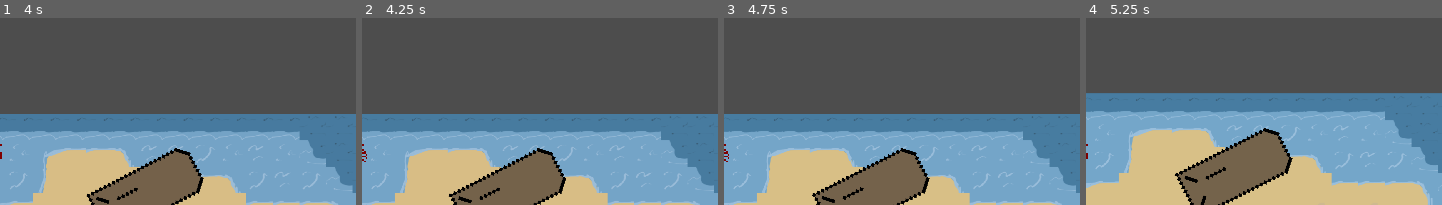
Above: before the commit, frames 1-4 (left to right).
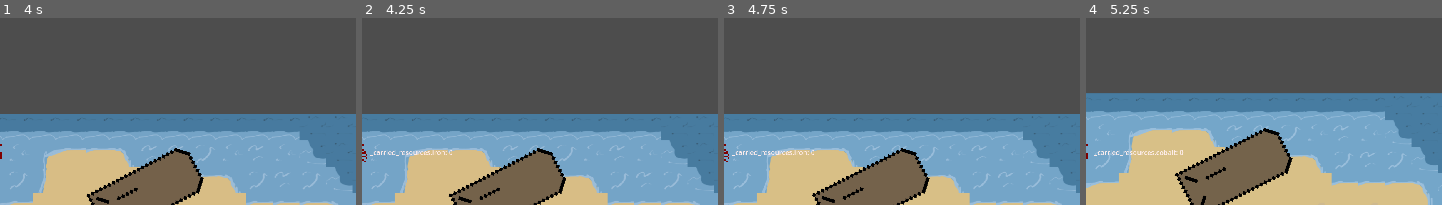
Above: after the commit, the same moments.

Repository: nporposoft/crabs-on-the-island
Game: Godot game, scene res://scenes/island_v1/island_v1.tscn
Two runs of this game, one before a commit and one after it. Both use one fixed random seed, a clock stepped at 60 frames per second and the inputs below.
Inputs:
- Up to frame 1 (4 s): hold D (move_right) 0.53-1.28 s; hold Shift (dodge) 0.53-1.28 s; hold S (move_down) 1.28-2.03 s; tap Shift (dodge) at 1.35, 2.85 s; hold D (move_right) 2.03-2.78 s; hold Shift (dodge) 2.03-2.78 s; hold W (move_up) 2.78-3.53 s; hold A (move_left) from 3.53 s (still down); hold Shift (dodge) from 3.53 s (still down)
- Up to frame 2 (4.25 s): keep holding A (move_left); keep holding Shift (dodge); tap F12 (debug, bound only after the commit) at 4.15 s
- Up to frame 3 (4.75 s): keep holding A (move_left); release Shift (dodge) at 4.28 s; tap Shift (dodge) at 4.35 s
- Up to frame 4 (5.25 s): tap Tab (toggle_debug_stat, bound only after the commit) at 4.9 s; release A (move_left) at 5.03 s; hold S (move_down) from 5.03 s (still down); hold Shift (dodge) from 5.03 s (still down)
The pictures show only the part of the screen within x 45-95%, y 4-54%; the shares and areas given below are measured in that part.

Frame 1 is identical in both runs. In frame 2, 0.2% of the frame differs, in the area x 2-26%, y 70-74%; in frame 3, 0.2%; in frame 4, 0.3%, in the area x 2-28%, y 70-74%.

Commit message:
add global debug; enhance CrabStats(tm) debugger output

Diff:
--- /dev/null
+++ b/DebugSettings.gd
@@ -0,0 +1,8 @@
+extends Node
+
+var enabled: bool
+
+func _process(_delta: float) -> void:
+	if Input.is_action_just_pressed("debug"):
+		enabled = !enabled
+		print("debug mode enabled: ", enabled)
--- a/crabs/Crab.tscn
+++ b/crabs/Crab.tscn
@@ -51,7 +51,7 @@
 radius = 27.2947
 
 [sub_resource type="Theme" id="Theme_4eqcg"]
-default_font_size = 10
+default_font_size = 16
 
 [node name="Crab" type="RigidBody2D"]
 physics_material_override = SubResource("PhysicsMaterial_0bir5")
@@ -71,9 +71,9 @@
 
 [node name="CrabStatsDebug" type="Label" parent="."]
 texture_filter = 1
-offset_left = 8.0
+offset_left = 43.0
 offset_top = -12.0
-offset_right = 48.0
+offset_right = 83.0
 offset_bottom = 11.0
 theme = SubResource("Theme_4eqcg")
 vertical_alignment = 1
--- a/crabs/CrabStatsDebug.gd
+++ b/crabs/CrabStatsDebug.gd
@@ -1,13 +1,25 @@
 extends Label
 
 var _crab: Crab
-@export var _enabled: bool
+
+var _available_properties: Array
+var _current_stat_index: int
 
 func _ready() -> void:
 	_crab = get_parent()
+	for property in _crab._carried_resources.keys():
+		_available_properties.push_back(["_carried_resources",property])
+	for property in _crab._stats.keys():
+		_available_properties.push_back(["_stats",property])
 
 func _process(_delta: float) -> void:
-	if !_enabled:
+	if !Debug.enabled:
+		text = ""
 		return
 
-	text = str(_crab._carried_resources.battery_energy)
+	if Input.is_action_just_pressed("toggle_debug_stat"):
+		_current_stat_index = (_current_stat_index + 1) % _available_properties.size()
+
+	var stat: Array = _available_properties[_current_stat_index]
+	var value: String = str(_crab[stat[0]][stat[1]])
+	text = stat[0] + "." + stat[1] + ": " + value
--- a/project.godot
+++ b/project.godot
@@ -19,6 +19,7 @@
 
 WorldClock="*res://Clock.gd"
 MutationEngine="*res://crabs/Mutator.gd"
+Debug="*res://DebugSettings.gd"
 
 [display]
 
@@ -67,6 +68,16 @@
 "events": [Object(InputEventKey,"resource_local_to_scene":false,"resource_name":"","device":-1,"window_id":0,"alt_press …(192 unchanged characters)…
 ]
 }
+debug={
+"deadzone": 0.5,
+"events": [Object(InputEventKey,"resource_local_to_scene":false,"resource_name":"","device":-1,"window_id":0,"alt_pressed":false,"shift_pressed":false,"ctrl_pressed":false,"meta_pressed":false,"pressed":false,"keycode":0,"physical_keycode":4194343,"key_label":0,"unicode":0,"location":0,"echo":false,"script":null)
+]
+}
+toggle_debug_stat={
+"deadzone": 0.5,
+"events": [Object(InputEventKey,"resource_local_to_scene":false,"resource_name":"","device":-1,"window_id":0,"alt_pressed":false,"shift_pressed":false,"ctrl_pressed":false,"meta_pressed":false,"pressed":false,"keycode":0,"physical_keycode":4194306,"key_label":0,"unicode":0,"location":0,"echo":false,"script":null)
+]
+}
 
 [rendering]
 
